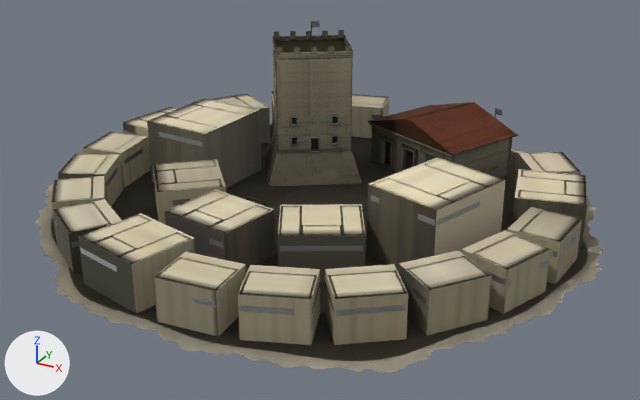
One commit to the glTF model src/assets/map/towns/classical-town-big-b-israelite.glb: the scene before it, then after it.
One viewpoint serves both versions: a 50 mm lens placed at (5.45, -9.91, 5.06), pointed at (0.16, -0.28, 0.25). Lighting does not change. The marker at lower left points along +X, +Y and +Z. The older version comes first. Where no turn or scale is listed for an object, it has been applied to the vertices. Vertices at exactly the same position are counted once.
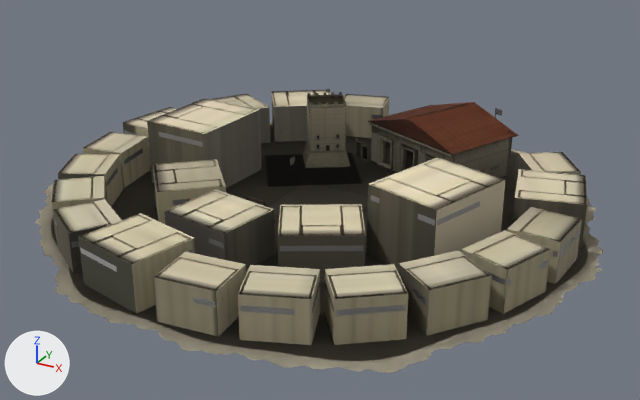
What differs and where, as boxes [x1, y1, x2, y2] in the pictures (640 x 400 px; the box of a moved part takes in the faces that stretch with it):
'Mesh_0', reshaped (19% shorter)
    before: [35, 21, 604, 373]
    after: [35, 89, 604, 373]
'Mesh_1', reshaped (mostly hidden)
    before: [102, 49, 510, 323]
    after: [110, 107, 414, 323]
part 1 of me_mesh_0, moved or reshaped (not visible before)
    after: [303, 142, 350, 168]
part 2 of me_mesh_0, moved or reshaped (not visible afterwards)
    before: [311, 138, 318, 149]
part 3 of me_mesh_0, moved or reshaped (not visible afterwards)
    before: [385, 142, 390, 165]
part 4 of me_mesh_0, moved or reshaped (not visible afterwards)
    before: [377, 163, 393, 170]
part 5 of me_mesh_0, moved or reshaped
    before: [272, 39, 353, 58]
    after: [307, 97, 346, 108]
part 6 of me_mesh_0, moved or reshaped
    before: [273, 36, 353, 57]
    after: [307, 95, 346, 107]
part 7 of me_mesh_0, moved or reshaped
    before: [272, 35, 338, 37]
    after: [322, 104, 343, 105]
part 8 of me_mesh_0, deleted (brown)
    before: [272, 21, 394, 164]
part 9 of me_mesh_0, cut back
    before: [276, 57, 353, 151]
    after: [307, 89, 368, 161]
part 10 of me_mesh_1, moved or reshaped (not visible afterwards)
    before: [266, 131, 362, 187]
part 11 of me_mesh_1, moved or reshaped
    before: [276, 57, 352, 152]
    after: [345, 121, 346, 145]
part 12 of me_mesh_1, moved or reshaped
    before: [273, 49, 278, 152]
    after: [309, 108, 310, 141]
part 13 of me_mesh_1, deleted
    before: [333, 58, 383, 163]
part 14 of me_mesh_1, built on
    after: [341, 107, 390, 165]
part 15 of me_mesh_2, moved or reshaped
    before: [343, 82, 379, 167]
    after: [317, 107, 329, 108]

The change, as a diff of the scene's bpy script:
```diff
--- a/src/assets/map/towns/classical-town-big-b-israelite.glb.py
+++ b/src/assets/map/towns/classical-town-big-b-israelite.glb.py
@@ me_mesh_0 @@
-me_mesh_0.from_pydata(...)  # 22285 vertices, 35362 faces; spans x 0.0..7.94, y -7.92..0.0, z 0.0..2.3
+me_mesh_0.from_pydata(...)  # 22279 vertices, 35362 faces; spans x 0.0..7.94, y -7.92..0.0, z 0.0..1.18
+# me_mesh_0 part 1: the loose piece of 70 vertices spanning x 2.29..4.18, y -3.83..-1.97, z 0.0..0.5 is scaled about its middle by 0.512, then moved by (0.0, 0.46, -0.12)
+# me_mesh_0 part 2: the loose piece of 8 vertices spanning x 3.46..3.56, y -3.34..-3.28, z 0.5..0.72 is scaled about its middle by (0.0471, 0.0488, 0.291), then moved by (-0.27, 0.55, -0.11)
+# me_mesh_0 part 3: the loose piece of 8 vertices spanning x 4.14..4.34, y -2.31..-2.21, z 0.05..0.45 is scaled about its middle by (0.229, -0.328, 0.0174), then moved by (-0.73, -0.32, 0.07)
+# me_mesh_0 part 4: the loose piece of 8 vertices spanning x 4.06..4.37, y -2.42..-2.21, z 0.05..0.07 is turned 57.9 degrees about the z axis through its middle and scaled by 0.18, then moved by (-0.7, -0.27, 0.41)
+# me_mesh_0 part 5: the loose piece of 38 vertices spanning x 2.5..3.97, y -3.62..-2.18, z 1.9..1.92 is scaled about its middle by (0.512, 0.512, 0.485), then moved by (0.0, 0.46, -0.93)
+# me_mesh_0 part 6: the loose piece of 60 vertices spanning x 2.52..3.96, y -3.61..-2.19, z 1.91..1.97 is scaled about its middle by (0.512, 0.512, 0.516), then moved by (0.0, 0.46, -0.95)
+# me_mesh_0 part 7: the loose piece of 12 vertices spanning x 2.51..3.43, y -2.82..-2.19, z 1.97..1.98 is scaled about its middle by (0.512, 0.512, 0.524), then moved by (0.41, -0.15, -0.96)
+# me_mesh_0 part 8: 27 loose pieces with 404 vertices, spanning x 2.51..4.37, y -3.62..-2.19, z 0.05..2.3, are deleted
+# me_mesh_0 part 9: 96 vertices removed from x 2.52..3.96, y -3.61..-2.19, z 0.5..1.9; 494 vertices added at x 2.87..3.82, y -2.81..-2.08, z 0.02..1.18
+# other edits to the shape of me_mesh_0 do not show in these pictures
 me_mesh_0.materials.append(mat_town)
@@ me_mesh_1 @@
-me_mesh_1.from_pydata(...)  # 9163 vertices, 7533 faces; spans x 0.0..7.94, y -7.92..0.0, z 0.0..2.3
+me_mesh_1.from_pydata(...)  # 9157 vertices, 7533 faces; spans x 0.0..7.94, y -7.92..0.0, z 0.0..1.18
+# me_mesh_1 part 10: the loose piece of 70 vertices spanning x 2.29..4.18, y -3.83..-1.97, z 0.0..0.5 is scaled about its middle by 0.512, then moved by (0.0, 0.46, -0.12)
+# me_mesh_1 part 11: the loose piece of 18 vertices spanning x 3.07..3.96, y -3.61..-3.01, z 0.5..1.9 is scaled about its middle by 0.512, then moved by (-0.13, 0.65, -0.59)
+# me_mesh_1 part 12: the loose piece of 15 vertices spanning x 2.52..3.06, y -3.61..-2.8, z 0.5..1.9 is scaled about its middle by 0.512, then moved by (0.22, 0.6, -0.59)
+# me_mesh_1 part 13: 27 loose pieces with 278 vertices, spanning x 2.51..4.16, y -3.62..-2.11, z 0.05..2.3, are deleted
+# me_mesh_1 part 14: 2 vertices moved within x 4.07..4.14, y -2.28..-2.22, z 0.05..0.47; 24 vertices removed from x 3.88..4.15, y -2.29..-2.11, z 0.05..0.63; 296 vertices added at x 2.87..3.71, y -2.81..-2.04, z 0.02..1.18
+# other edits to the shape of me_mesh_1 do not show in these pictures
 me_mesh_1.materials.append(mat_town)
@@ me_mesh_2 @@
-me_mesh_2.from_pydata(...)  # 676 vertices, 736 faces; spans x 0.0..7.94, y -7.92..0.0, z 0.0..1.92
+me_mesh_2.from_pydata(...)  # 676 vertices, 736 faces; spans x 0.0..7.94, y -7.92..0.0, z 0.0..0.99
+# me_mesh_2 part 15: 43 of 676 vertices moved; they spanned x 2.39..6.64, y -3.56..-0.68, z 0.0..1.9 and now span x 2.8..6.64, y -2.78..-0.68, z 0.0..0.97; mean shift (-0.11, 0.42, -0.36); largest move (3.54, -3.28, 1.52) -> (3.39, -2.64, 0.26)
+# other edits to the shape of me_mesh_2 do not show in these pictures
 me_mesh_2.materials.append(mat_town)
```
